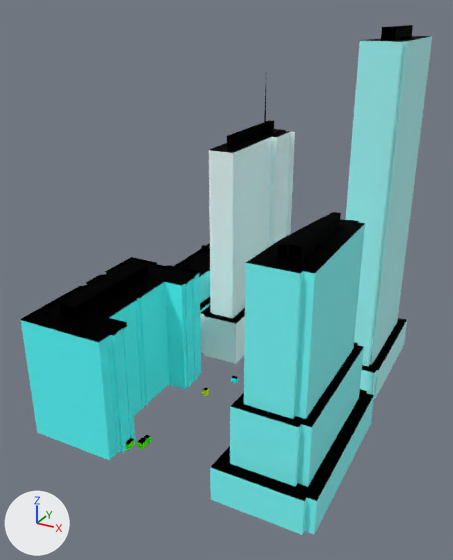
An edit to the glTF model web/public/assets/cities/chicago/tiles/-4_0.bld.glb, drawn before and after from the same camera.
One viewpoint serves both versions: a 50 mm camera at (-688.0, -249.0, 269.0) aimed at (-884.0, 107.0, 91.0). Every picture has the same lights, and +X, +Y and +Z are marked at lower left. The older version comes first. Where no turn or scale is listed for an object, it has been applied to the vertices. Vertices at exactly the same position are counted once.

The first picture shows '-4_0'.
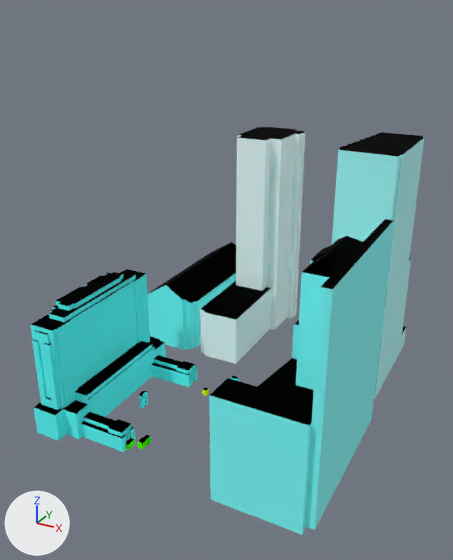
Where the change shows, as pixel boxes (x1, y1, x2, y2) in the pictures (453 x 560 px; the box of a moved part takes in the faces that stretch with it):
```json
{"object": "-4_0", "change": "reshaped, moved", "before": [21, 25, 432, 535], "after": [31, 127, 425, 535], "on screen": "20% shorter"}
{"part": 1, "of": "me_4_0", "change": "moved or reshaped", "before": [231, 376, 238, 383], "after": [231, 376, 238, 381]}
{"part": 2, "of": "me_4_0", "change": "rebuilt", "before": [21, 257, 201, 460], "after": [31, 269, 197, 452], "on screen": "8% narrower, 10% shorter"}
{"part": 3, "of": "me_4_0", "change": "rebuilt", "before": [345, 36, 432, 399], "after": [332, 132, 425, 399]}
{"part": 4, "of": "me_4_0", "change": "rebuilt", "before": [210, 217, 374, 535], "after": [209, 236, 362, 535], "on screen": "7% narrower"}
{"part": 5, "of": "me_4_0", "change": "added", "after": [147, 242, 236, 350]}
{"part": 6, "of": "me_4_0", "change": "added", "after": [139, 391, 148, 409]}
{"part": 7, "of": "me_4_0", "change": "added", "after": [137, 435, 151, 449]}
{"part": 8, "of": "me_4_0", "change": "added", "after": [305, 219, 394, 530], "on screen": "cyan"}
{"part": 9, "of": "me_4_0", "change": "deleted", "before": [44, 25, 413, 449]}
{"part": 10, "of": "me_4_0", "change": "moved or reshaped", "before": [200, 130, 295, 364], "after": [200, 127, 305, 396]}
```

The change, as JSON lines over the scene's bpy script:
```json
{"block": "me_4_0", "where": "# used by ob_4_0; location = (-878.6, 128.4, 128.3)"}
{"op": "remove", "block": "me_4_0", "code": "me_4_0.from_pydata(...)  # 1060 vertices, 1658 faces; spans x -106.0..106.0, y -131.0..131.0, z -128.0..128.0"}
{"op": "add", "block": "me_4_0", "code": "me_4_0.from_pydata(...)  # 891 vertices, 1495 faces; spans x -106.0..106.0, y -131.0..131.0, z -91.0..91.0"}
{"block": "me_4_0", "change": "me_4_0 part 1: the loose piece of 8 vertices spanning x -8.0..-3.0, y -10.0..-7.0, z -128.0..-125.0 is moved by (0.0, 0.0, 37.0)"}
{"block": "me_4_0", "change": "me_4_0 part 2: the loose piece of 306 vertices spanning x -96.0..-28.0, y -131.0..-11.0, z -128.0..-41.0 is rebuilt with 479 vertices and now spans x -96.0..-28.0, y -131.0..-11.0, z -91.0..-4.0"}
{"block": "me_4_0", "change": "me_4_0 part 3: the loose piece of 104 vertices spanning x 55.0..97.0, y 16.0..113.0, z -128.0..121.0 is rebuilt with 80 vertices and now spans x 55.0..97.0, y 16.0..113.0, z -91.0..91.0"}
{"block": "me_4_0", "change": "me_4_0 part 4: the loose piece of 90 vertices spanning x 42.0..106.0, y -128.0..-8.0, z -128.0..21.0 is rebuilt with 75 vertices and now spans x 42.0..101.0, y -128.0..-8.0, z -91.0..58.0"}
{"block": "me_4_0", "change": "me_4_0 part 5: a new loose piece of 41 vertices spanning x -106.0..-59.0, y 13.0..131.0, z -91.0..-34.0"}
{"block": "me_4_0", "change": "me_4_0 part 6: a new loose piece of 40 vertices spanning x -50.0..-47.0, y -73.0..-66.0, z -91.0..-80.0"}
{"block": "me_4_0", "change": "me_4_0 part 7: a new loose piece of 19 vertices spanning x -24.0..-20.0, y -110.0..-101.0, z -91.0..-85.0"}
{"block": "me_4_0", "change": "me_4_0 part 8: a new loose piece of 18 vertices spanning x 99.0..106.0, y -124.0..-11.0, z -88.0..58.0"}
{"block": "me_4_0", "change": "me_4_0 part 9: 39 loose pieces with 464 vertices, spanning x -106.0..88.0, y -124.0..131.0, z -128.0..128.0, are deleted"}
{"block": "me_4_0", "change": "me_4_0 part 10"}
{"block": "me_4_0", "change": "61 vertices are removed from x -54.0..-9.0, y 14.0..130.0, z -128.0..43.0"}
{"block": "me_4_0", "change": "132 faces are deleted"}
{"block": "me_4_0", "change": "64 vertices are added at x -54.0..56.0, y -37.0..130.0, z -91.0..80.0"}
{"block": "me_4_0", "change": "19 new vertices lie (0.0, 0.0, 171.0) away from vertices in x -54.0..-9.0, y 83.0..130.0, z -91.0"}
{"block": "me_4_0", "change": "10 new vertices lie (0.0, 0.0, 40.0) away from vertices in x -53.0..-17.0, y 14.0..83.0, z -91.0"}
{"block": "me_4_0", "change": "6 new vertices lie (0.0, 0.0, 40.0) away from vertices in x -52.0..-17.0, y 14.0..79.0, z -91.0"}
{"block": "me_4_0", "change": "5 new vertices lie (4.0, 0.0, 0.0) away from vertices in x 52.0, y 13.0..16.0, z -91.0..-85.0"}
{"block": "me_4_0", "change": "120 new faces join them, mat_facade"}
{"block": "me_4_0", "change": "61 new faces join them, mat_roof"}
{"op": "set", "path": "ob_4_0.location", "old": "(-878.6, 128.4, 128.3)", "new": "(-878.6, 128.4, 91.2)"}
```
